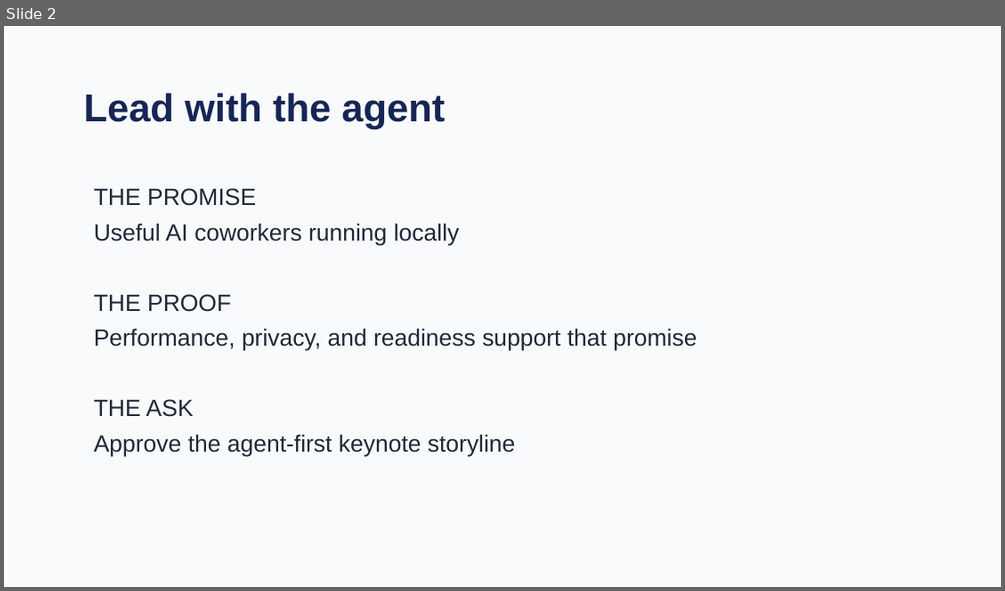
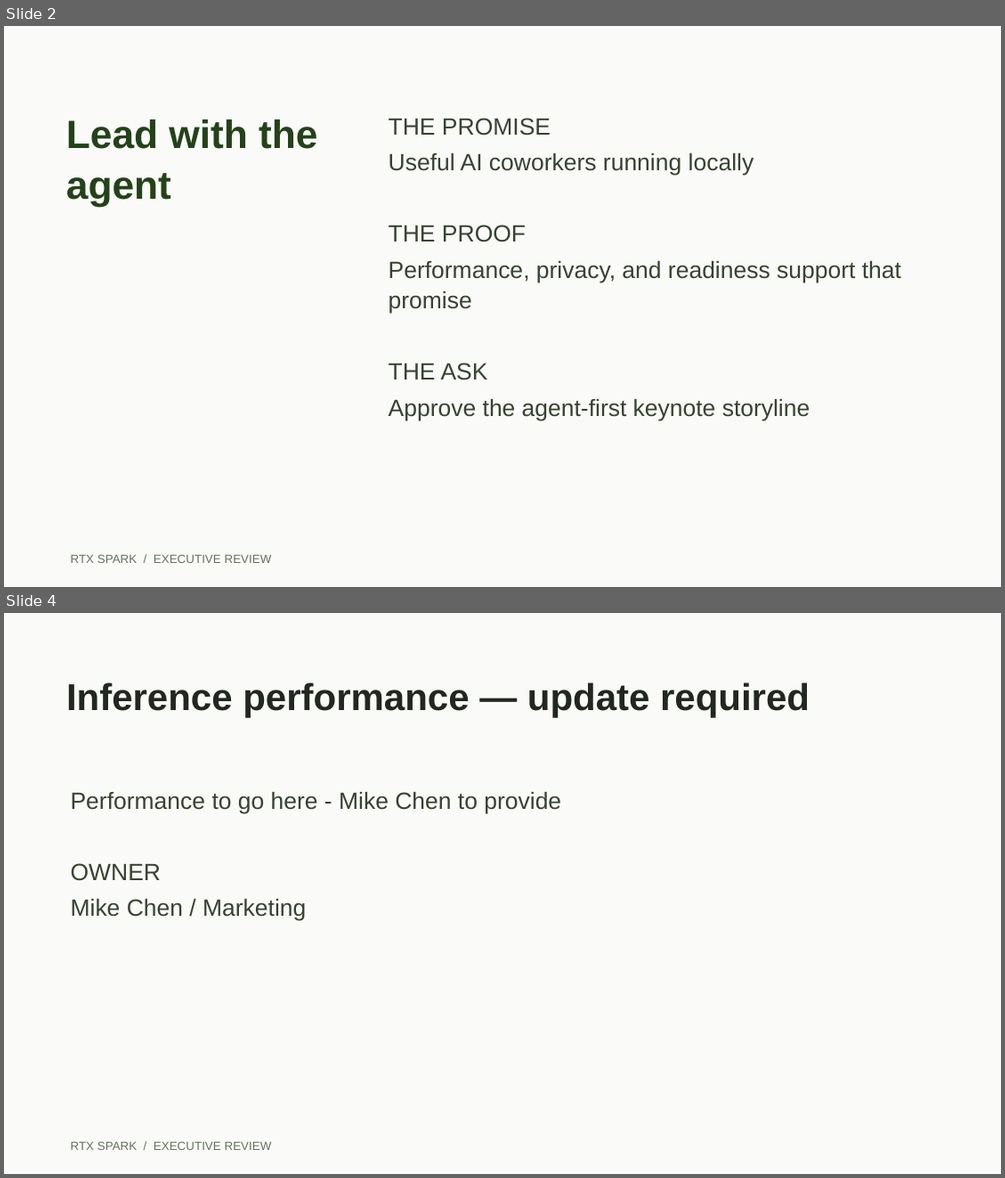
Before and after one commit to CalebJKim/chief-of-staff-agent, a slide deck: demo/templates/rtx-spark-exec-review.pptx. Shown one above the other, each under a label of ours: slide 2 before the commit, slides 2 and 4 after it; the slides between them are not shown. The pictures are 1005x591 and 1005x1178 pixels, drawn with LibreOffice and Linux fonts; fonts in the diff are those of the drawing. Boxes give left, top, right and bottom in pixels: in the first picture for what was removed or moved away, otherwise in the second. Text is boxed around its words. In the diff, an @@ line names an element or a change of style, - is before the commit and + after.

```diff
--- a/demo/templates/rtx-spark-exec-review.pptx
+++ b/demo/templates/rtx-spark-exec-review.pptx
@@ slide 4 added at [4, 613, 1001, 1174], background #FAFBF8 @@
@@ text added at [66, 682, 809, 717], 27 pt, text #20281F, bold @@
+Inference performance — update required
@@ text added at [71, 792, 561, 921], 17 pt, text #35432F @@
+Performance to go here - Mike Chen to provide
+OWNER
+Mike Chen / Marketing
@@ text added at [71, 1141, 272, 1150], 8.6 pt, text #64735E @@
+RTX SPARK / EXECUTIVE REVIEW
@@ slide 2 changed as well @@
@@ background #F8FAFC to #FAFBF8 @@
@@ text "Lead with the agent": place and size @@
-text "Lead with the agent" at [84, 93, 445, 129]
+text "Lead with the agent" at [66, 119, 317, 206]
@@ text "Lead with the agent" at [66, 119, 317, 206]: size 28 to 28.5 pt, text colour #172554 to #24421A; line spacing 1.05 to 1.08 @@
@@ text "THE PROMISE": place and size @@
-text "THE PROMISE" at [94, 188, 696, 457]
+text "THE PROMISE" at [388, 118, 901, 420]
@@ text "THE PROMISE" at [388, 118, 901, 420]: text colour #1F2937 to #35432F; line spacing 1.05 to 1.08 @@
@@ text added at [71, 554, 272, 563], 8.6 pt, text #64735E @@
+RTX SPARK / EXECUTIVE REVIEW
```
Also in this commit, not shown: 5 other slides changed, 3 other slides added, 4 slides removed, 26 other files.
